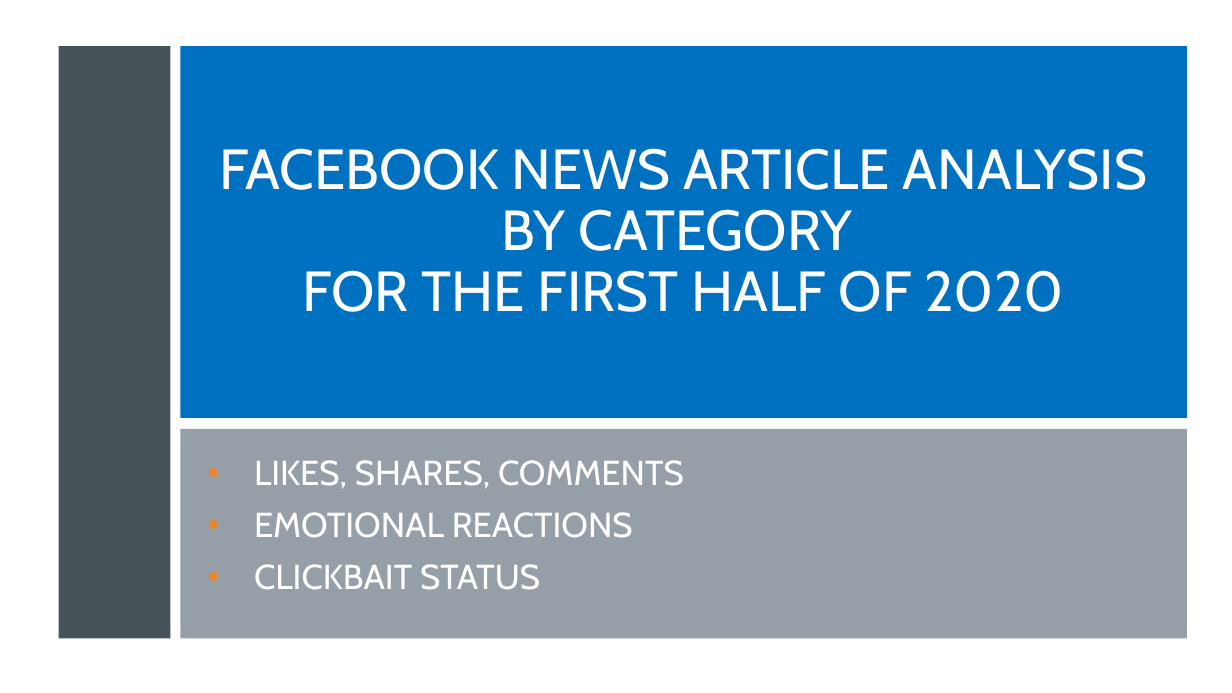
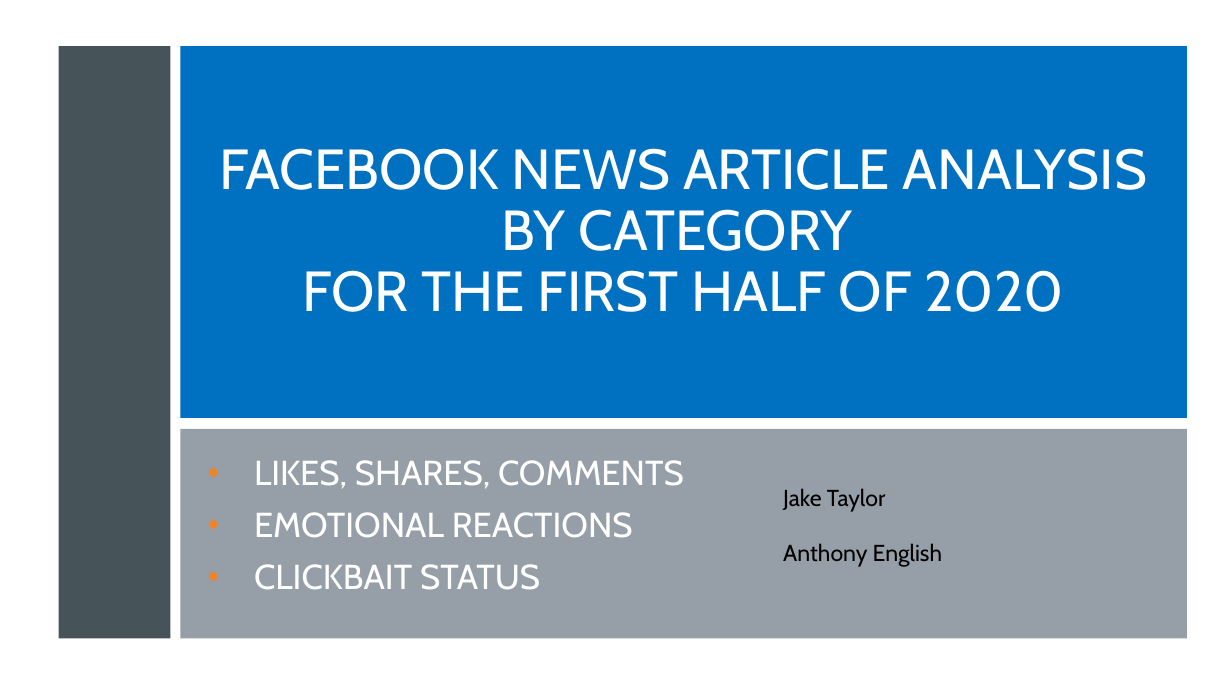
Before and after one commit to jakehtaylor/Classifying-Clickbait-Headlines, a slide deck: slide 1 of Group 9 - Facebook News Article Analysis.pptx. Drawn at 1232x693 pixels with LibreOffice and Linux fonts; fonts in the diff are those of the drawing. Boxes give left, top, right and bottom in pixels: in the first picture for what was removed or moved away, otherwise in the second. Text is boxed around its words. In the diff, an @@ line names an element or a change of style, - is before the commit and + after.

```diff
--- a/Group 9 - Facebook News Article Analysis.pptx
+++ b/Group 9 - Facebook News Article Analysis.pptx
@@ text added at box(783, 488, 942, 567), 18 pt, text #000000 @@
+Jake Taylor
+Anthony English
```
Also in this commit, not shown: 3 other slides changed, 3 slides added, 10 other files.
